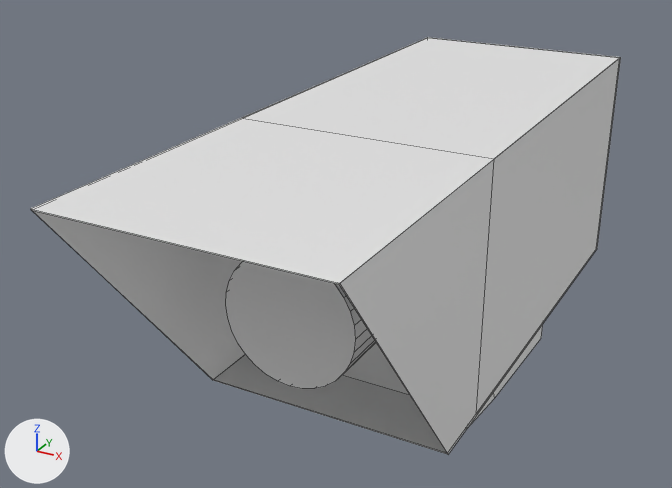
One commit to the Blender file Game/Meow Gear Solid VR/Assets/Models/Enemies/Camera/camera.blend: the scene before it, then after it.
The view is the same before and after, from a 50 mm camera at (1.45, -2.65, 1.47) aimed at (-0.51, 0.91, -0.31). Every picture has the same lights, and +X, +Y and +Z are marked at lower left. Mesh edges are drawn as thin lines.

Names of what the first picture shows: 'Camera Head', 'Camera Neck'.
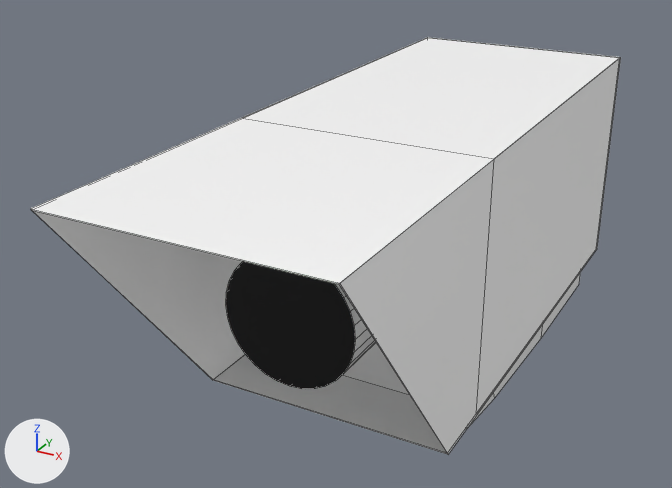
Location of each change, (x1, y1, x2, y2) in pixels of the pictures (672 x 488 px):
'Camera Head', recoloured: (31, 37, 619, 454) in both
'Camera Neck', reshaped: before (466, 324, 543, 430); after (466, 273, 580, 430)
part 1 of me_cube_001, built on: after (541, 273, 580, 338)

What the commit changed:
Picture 'Camera Texture' (img_camera_texture) is new.
Material 'Material' (mat_material) is new.
Its texture is img_camera_texture.
me_cube_001 has 16 vertices, 14 faces and spans x -1.0..1.0, y -1.0..5.63, z -1.0..2.88.
me_cube_001 is used by ob_camera_neck; location (0.0, 0.876, -0.757); rotation (-0.737, -3.142, 0.0), in degrees (-42, -180, 0); scale (0.145, 0.182, 0.486).
Verts and faces of me_cube_001; kept vertices keep their numbers, new ones are numbered from 16.
Before the commit, vertices of me_cube_001: 12 (-1.0, 3.72, 2.88) at pixel (541, 338), 13 (-1.0, 5.63, 2.08), 14 (1.0, 5.63, 2.08), 15 (1.0, 3.72, 2.88).
Part 1, on me_cube_001:
Faces deleted: (12, 15, 14, 13).
New vertices 16 to 19 stand at vertices 12 to 15, in that order, plus (0.0, 3.44, 1.15).
New faces: (12, 15, 19, 16), (16, 19, 18, 17), (13, 17, 18, 14), (14, 18, 19, 15), (12, 16, 17, 13).
me_cube_002 has 84 vertices, 52 faces and spans x -1.0..1.0, y -1.0..1.0, z -1.0..1.0.
me_cube_002 now uses material mat_material (picture img_camera_texture).
